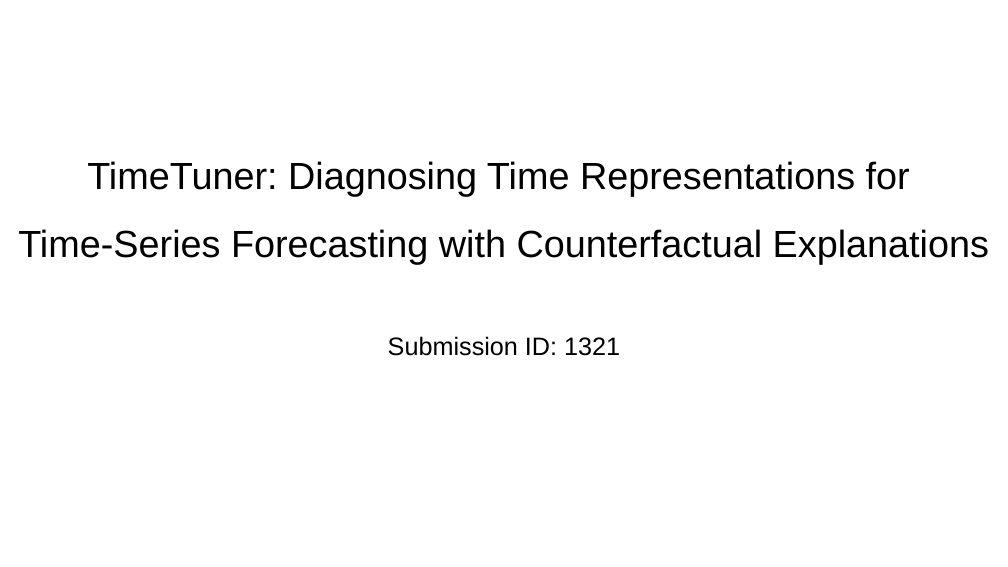
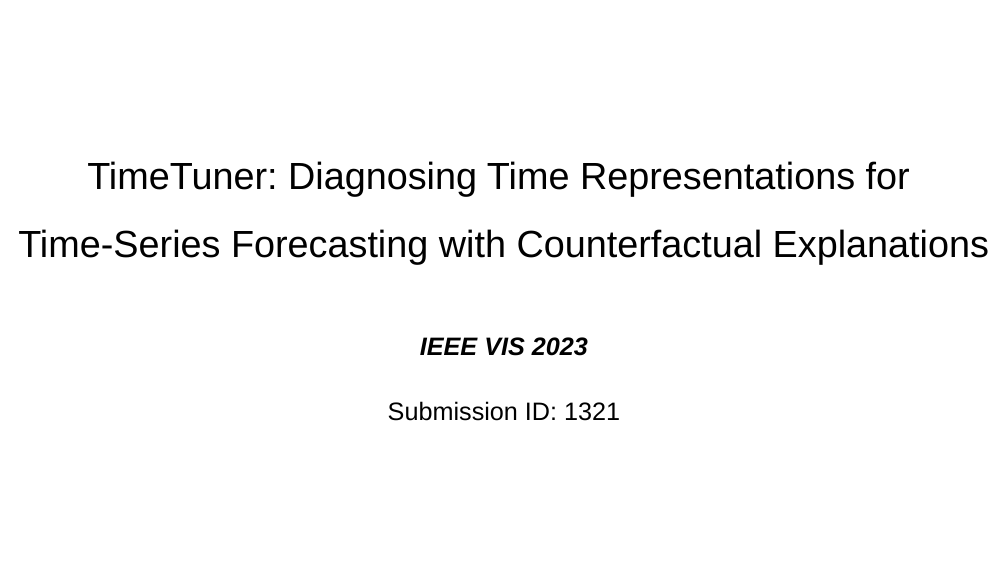
Before and after one commit to CatherineHao/Steerable-time-series-forecast, a slide deck: slide 1 of script(1).pptx. Drawn at 1008x567 pixels with LibreOffice and Linux fonts; fonts in the diff are those of the drawing. Boxes give left, top, right and bottom in pixels: in the first picture for what was removed or moved away, otherwise in the second. Text is boxed around its words. In the diff, an @@ line names an element or a change of style, - is before the commit and + after.

```diff
--- a/script(1).pptx
+++ b/script(1).pptx
@@ text at (420,337,588,356): paragraph added @@
+IEEE VIS 2023
```
